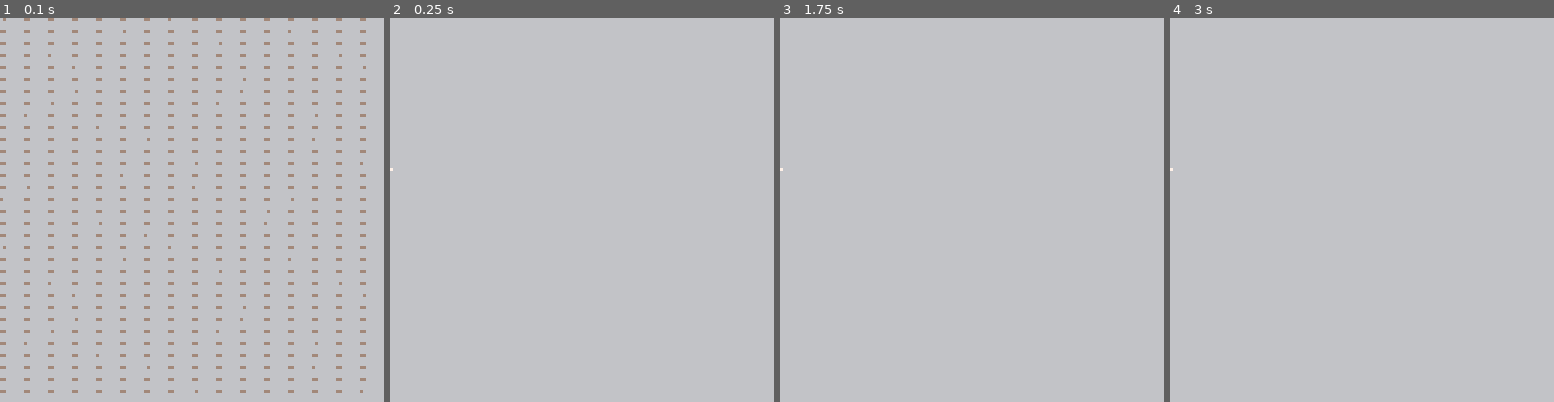
Above: before the commit, frames 1-4 (left to right).
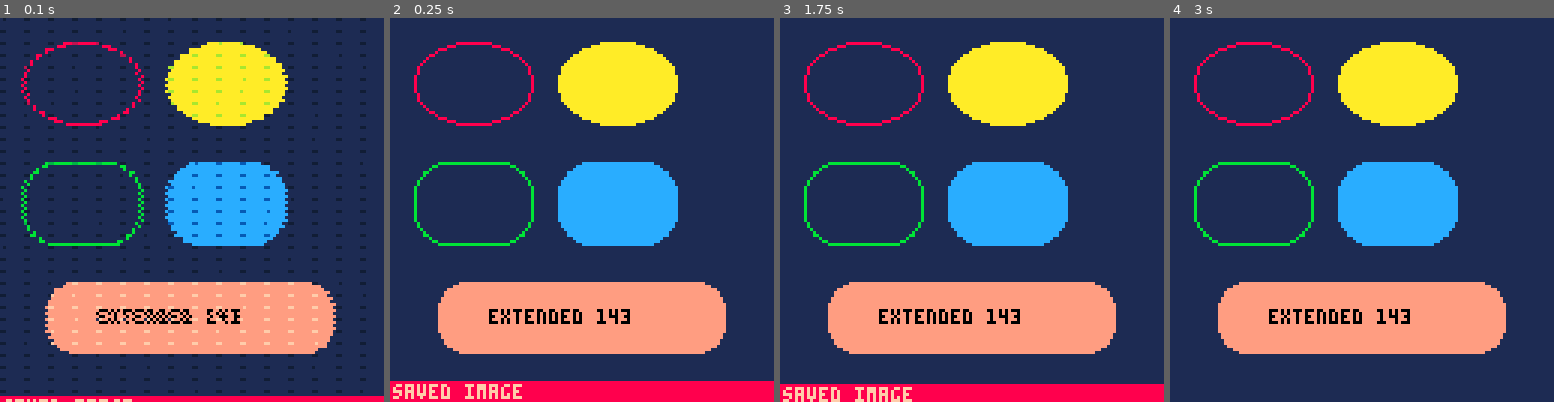
Above: after the commit, the same moments.

Repository: YinsenW/Aico-8
Game: PICO-8 cartridge tests/conformance/probes/curved_raster.p8
The game is run twice, just before and just after one commit, with the same random seed, the same clock (stepped at 60 frames per second) and the same inputs.
Inputs:
- Up to frame 1 (0.1 s): no input
- Up to frame 2 (0.25 s): no input
- Up to frame 3 (1.75 s): no input
- Up to frame 4 (3 s): no input

The runs differ from the first frame. In frame 1, 100% of the frame differs, in the area x 0-100%, y 0-100%; in frame 2, 100%; in frame 3, 100%; in frame 4, 100%.

Commit message:
Complete official raster and audio capture plans

Diff:
--- a/tests/conformance/probes/curved_raster.p8
+++ b/tests/conformance/probes/curved_raster.p8
@@ -74,5 +74,19 @@
 poke(0x5f36,0x18)
 emit("out_of_bounds",tostr(sget(-1,0))..","..tostr(mget(-1,0))..","..tostr(pget(-1,0)))
 
+-- Save one raw 128x128 official-raster sheet. The PNG is required because
+-- pget() cannot observe the RGB selected by the display palette.
+reset()
+cls(1)
+oval(8,8,47,35,8)
+ovalfill(56,8,95,35,10)
+rrect(8,48,40,28,10,11)
+rrectfill(56,48,40,28,10,12)
+pal(7,143,1)
+rrectfill(16,88,96,24,8,7)
+print("extended 143",33,97,0)
+extcmd("set_filename","curved_raster")
+extcmd("screen",1,1)
+
 function _draw()
 end
Not shown, changed: governance/project.json
Not shown, changed: research/audio_preservation_plan.md
Not shown, changed: research/official_runtime_semantics.md
Not shown, changed: scripts/capture-official-probe.mjs
Not shown, changed: scripts/lib/official-probe-capture.mjs
Not shown, changed: scripts/lib/official-probe-capture.test.mjs
Not shown, changed: tests/conformance/audio_capture_manifest.json
Not shown, changed: tests/conformance/matrix.json
